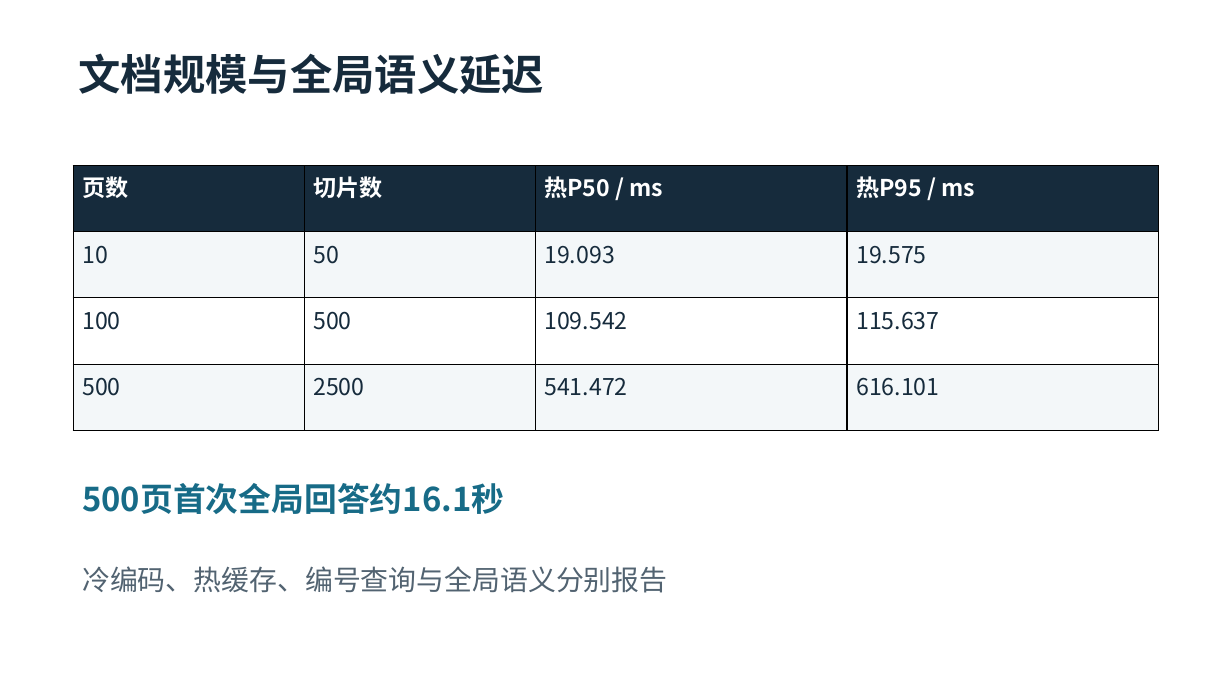
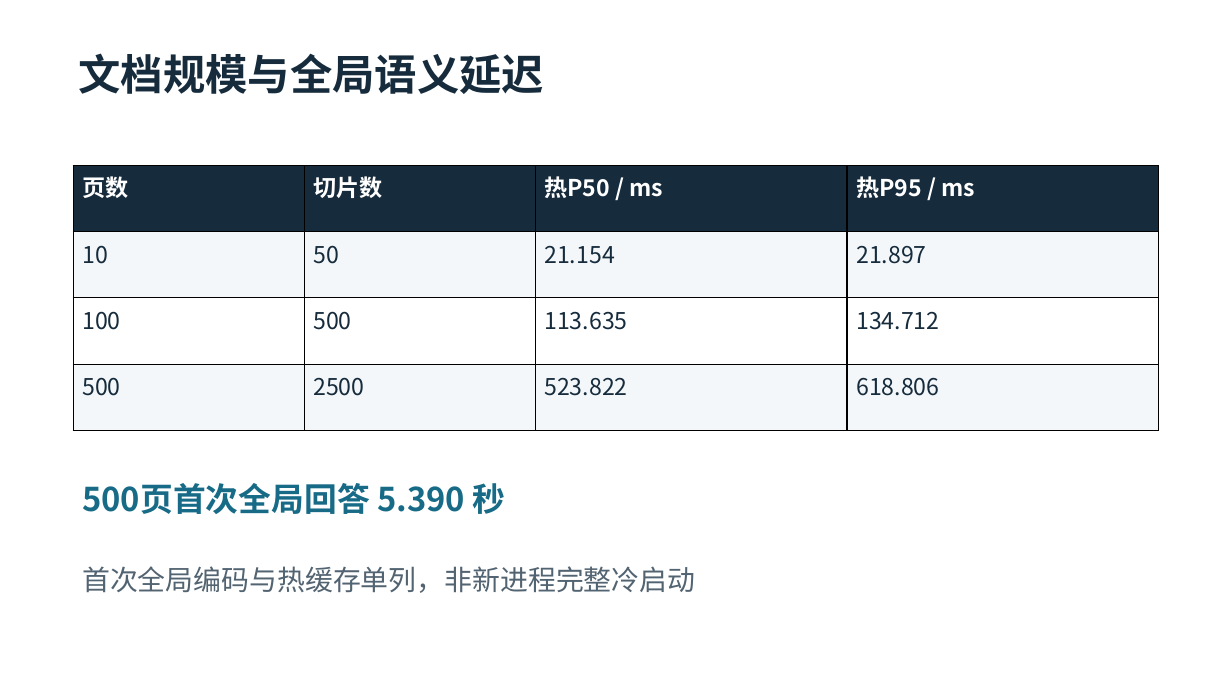
Before and after one commit to xk-uestc/omni-agent, a slide deck: slide 13 of delivery/05-anonymous-defense.pptx. Drawn at 1232x693 pixels with LibreOffice and Linux fonts; fonts in the diff are those of the drawing. Boxes give left, top, right and bottom in pixels: in the first picture for what was removed or moved away, otherwise in the second. Text is boxed around its words. In the diff, an @@ line names an element or a change of style, - is before the commit and + after.

```diff
--- a/delivery/05-anonymous-defense.pptx
+++ b/delivery/05-anonymous-defense.pptx
@@ table at [73,165,1160,430] @@
-row 2, column 3: 19.093
+row 2, column 3: 21.154
-row 2, column 4: 19.575
+row 2, column 4: 21.897
-row 3, column 3: 109.542
+row 3, column 3: 113.635
-row 3, column 4: 115.637
+row 3, column 4: 134.712
-row 4, column 3: 541.472
+row 4, column 3: 523.822
-row 4, column 4: 616.101
+row 4, column 4: 618.806
@@ text at [82,483,506,514]: text changed @@
-500页首次全局回答约16.1秒
+500页首次全局回答 5.390 秒
@@ text at [82,566,695,593]: text changed @@
-冷编码、热缓存、编号查询与全局语义分别报告
+首次全局编码与热缓存单列，非新进程完整冷启动
```
Also in this commit, not shown: 3 other slides changed, 1 slide added, 1 slide removed, 43 other files.
